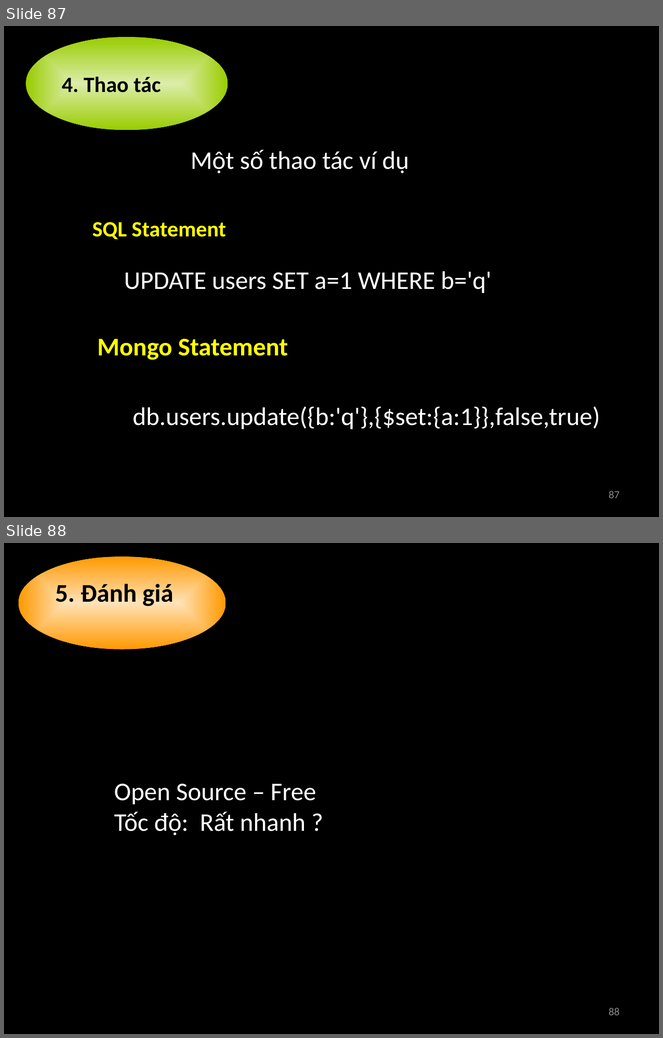
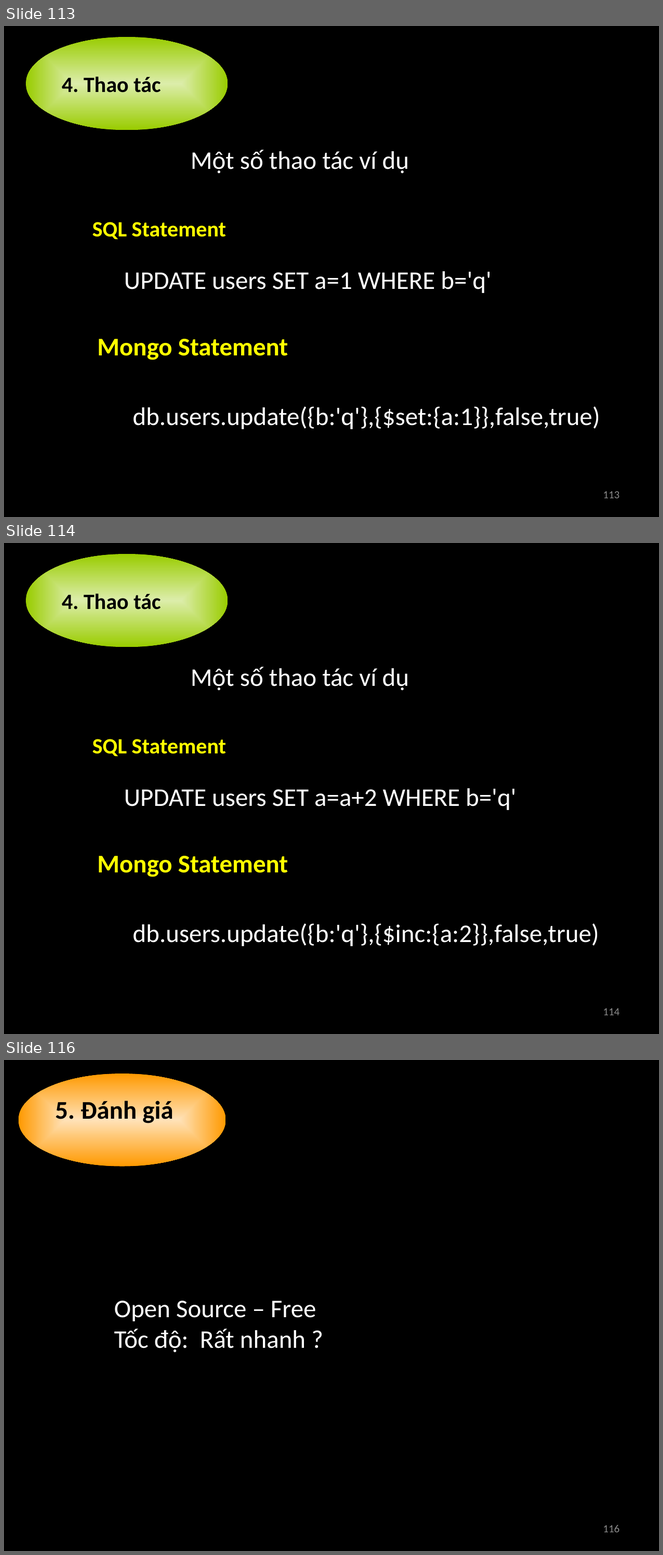
Before and after one commit to nguyenminhthong27/academic-term2-2012-distributed-application-group-21, a slide deck: 0.Seminar MongoDB/Introduction MongoDB.pptx. Shown one above the other, each under a label of ours: slides 87 and 88 before the commit, slides 113, 114 and 116 after it; the slides between them are not shown. The pictures are 663x1038 and 663x1555 pixels, drawn with LibreOffice and Linux fonts; fonts in the diff are those of the drawing. Boxes give left, top, right and bottom in pixels: in the first picture for what was removed or moved away, otherwise in the second. Text is boxed around its words. In the diff, an @@ line names an element or a change of style, - is before the commit and + after.

```diff
--- a/0.Seminar MongoDB/Introduction MongoDB.pptx
+++ b/0.Seminar MongoDB/Introduction MongoDB.pptx
@@ slide 114 added at (x1=4, y1=543, x2=659, y2=1034), background #000000 @@
@@ ellipse added at (x1=26, y1=554, x2=228, y2=647), fill gradient #E4F0D6 to #99CC00, 24 pt, text #000000, bold @@
+4. Thao tác
@@ text added at (x1=191, y1=667, x2=409, y2=691), 28 pt, text #FFFFFF @@
+Một số thao tác ví dụ
@@ text added at (x1=92, y1=739, x2=227, y2=757), 24 pt, text #FFFF00, bold @@
+SQL Statement
@@ text added at (x1=124, y1=788, x2=516, y2=810), 28 pt, text #FFFFFF @@
+UPDATE users SET a=a+2 WHERE b='q'
@@ text added at (x1=97, y1=856, x2=288, y2=877), 28 pt, text #FFFF00, bold @@
+Mongo Statement
@@ text added at (x1=133, y1=924, x2=599, y2=947), 28 pt, text #FFFFFF @@
+db.users.update({b:'q'},{$inc:{a:2}},false,true)
@@ page number added at (x1=603, y1=1008, x2=620, y2=1016), 12 pt, text #8C8C8C @@
+114
@@ what was slide 87 is now slide 113 @@
@@ page number at (x1=603, y1=491, x2=620, y2=499): text changed @@
-87
+113
@@ what was slide 88 is now slide 116 @@
@@ page number at (x1=603, y1=1525, x2=620, y2=1533): text changed @@
-88
+116
```
Also in this commit, not shown: 26 slides changed, 28 other slides added, 1 slide removed.
